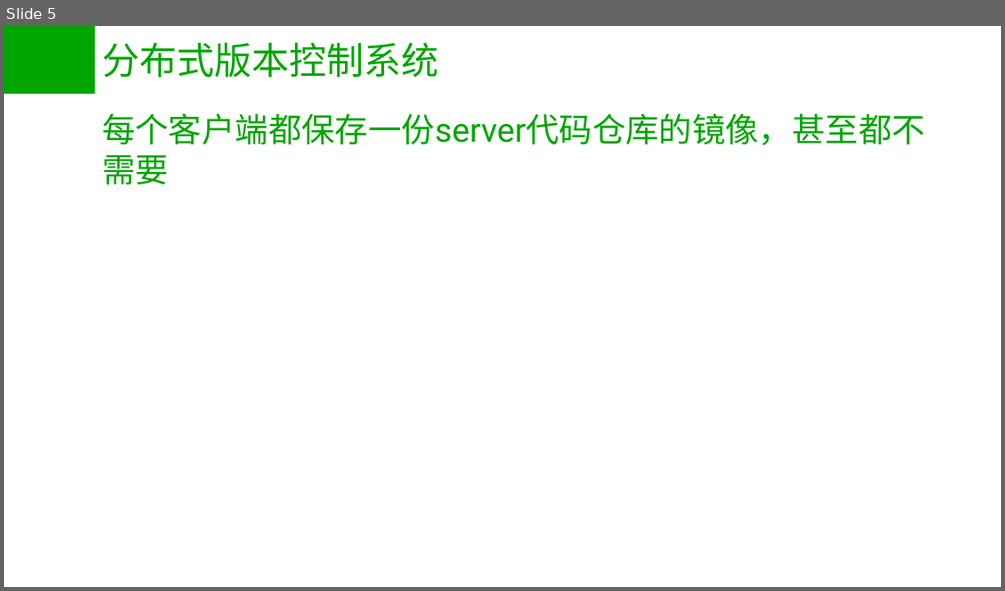
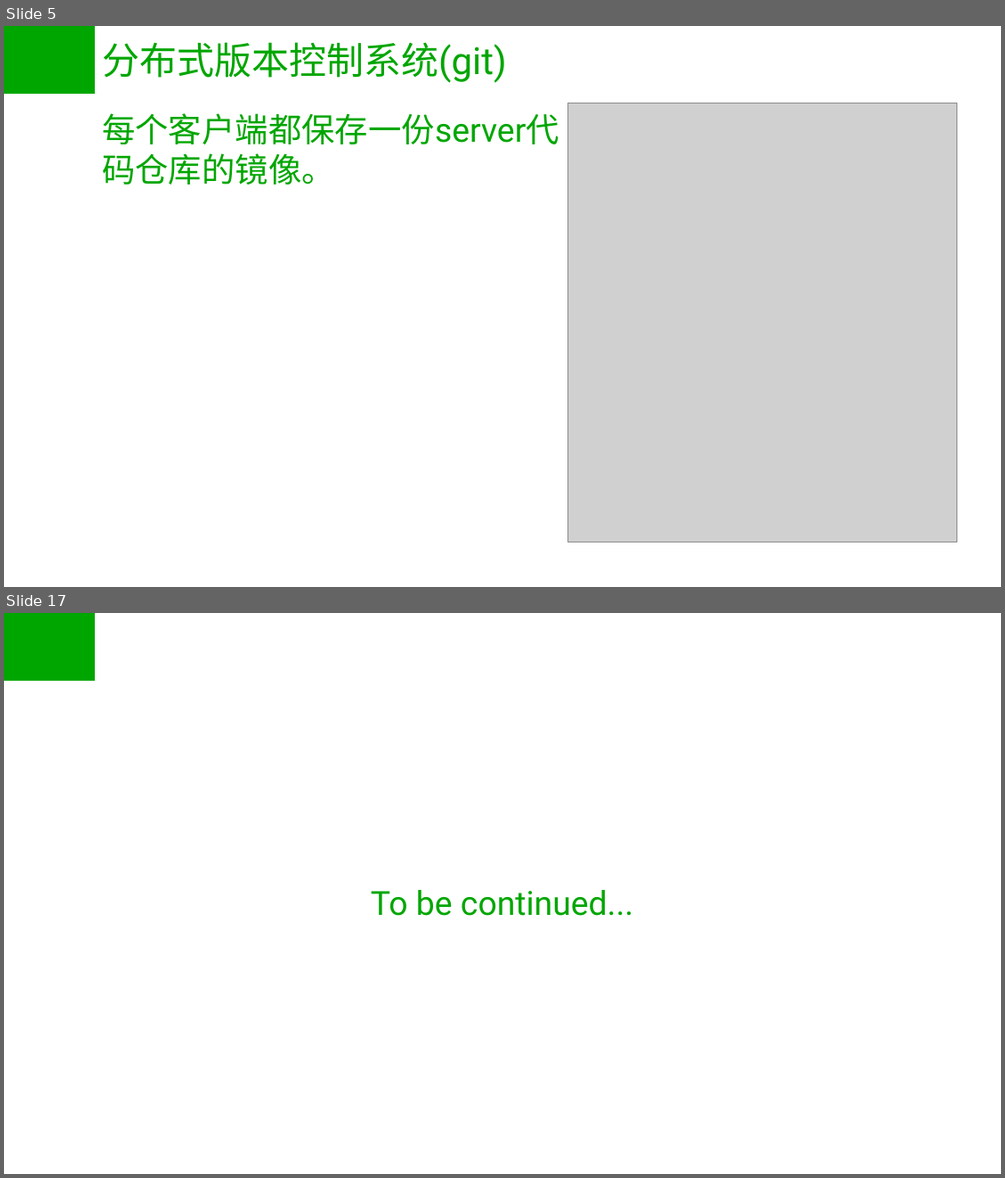
Before and after one commit to dannl/git_test, a slide deck: git.pptx. Shown one above the other, each under a label of ours: slide 5 before the commit, slides 5 and 17 after it; the slides between them are not shown. The pictures are 1005x591 and 1005x1178 pixels, drawn with LibreOffice and Linux fonts; fonts in the diff are those of the drawing; grey boxes stand for pictures. Boxes give left, top, right and bottom in pixels: in the first picture for what was removed or moved away, otherwise in the second. Text is boxed around its words. In the diff, an @@ line names an element or a change of style, - is before the commit and + after.

```diff
--- a/git.pptx
+++ b/git.pptx
@@ slide 17 added at (4, 613, 1001, 1174), background #CCE8CF; not listed: 1 template element that a slide beside it also shows @@
@@ text added at (371, 890, 633, 916), 32 pt, text #00A600 @@
+To be continued...
@@ slide 5 changed as well @@
@@ title at (102, 42, 506, 83): text changed @@
-分布式版本控制系统
+分布式版本控制系统(git)
@@ picture added at (568, 103, 957, 541) @@
@@ text at (102, 113, 559, 184): text changed @@
-每个客户端都保存一份server代码仓库的镜像，甚至都不需要
+每个客户端都保存一份server代码仓库的镜像。
```
Also in this commit, not shown: 3 other slides changed, 11 other slides added, 1 slide removed.
